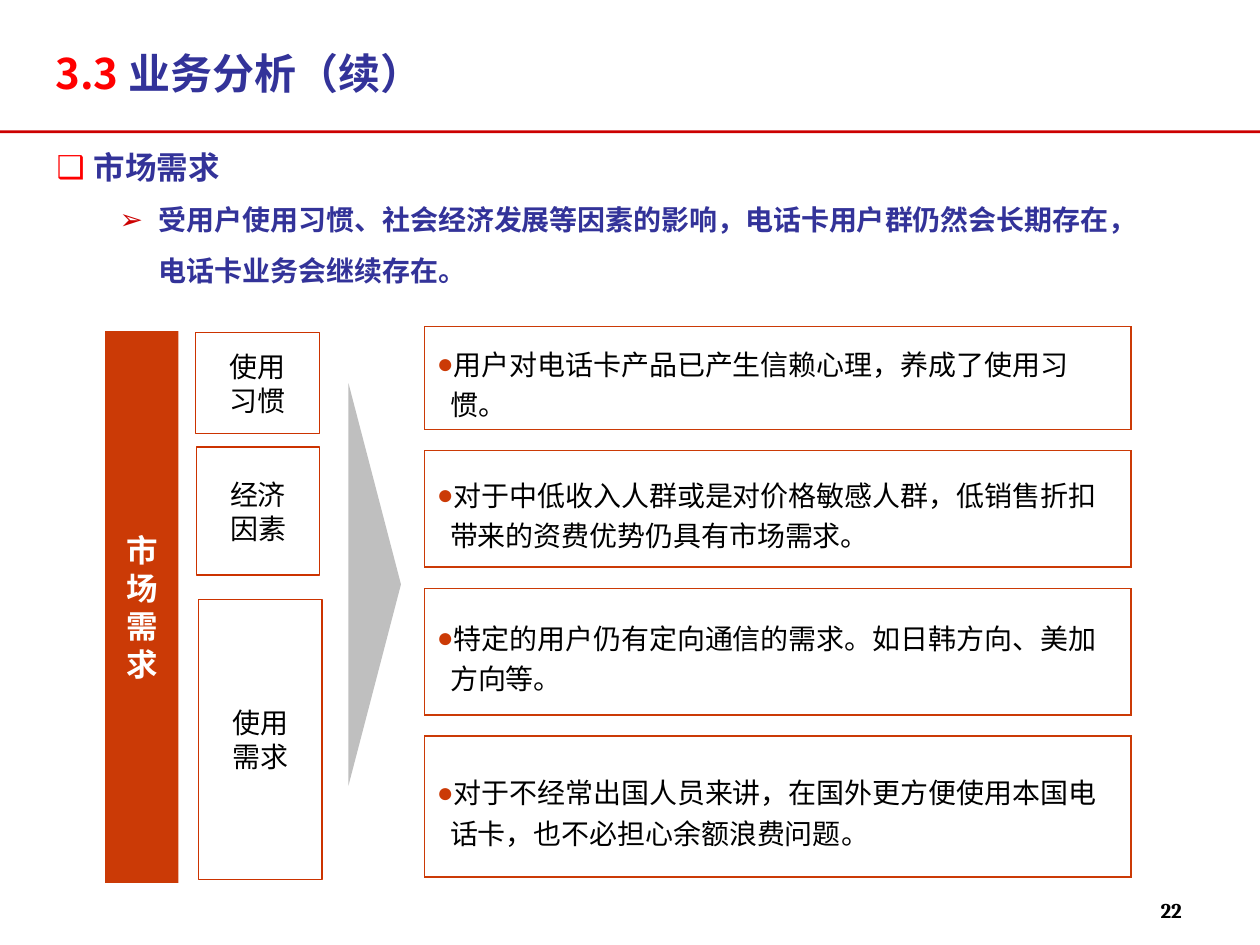
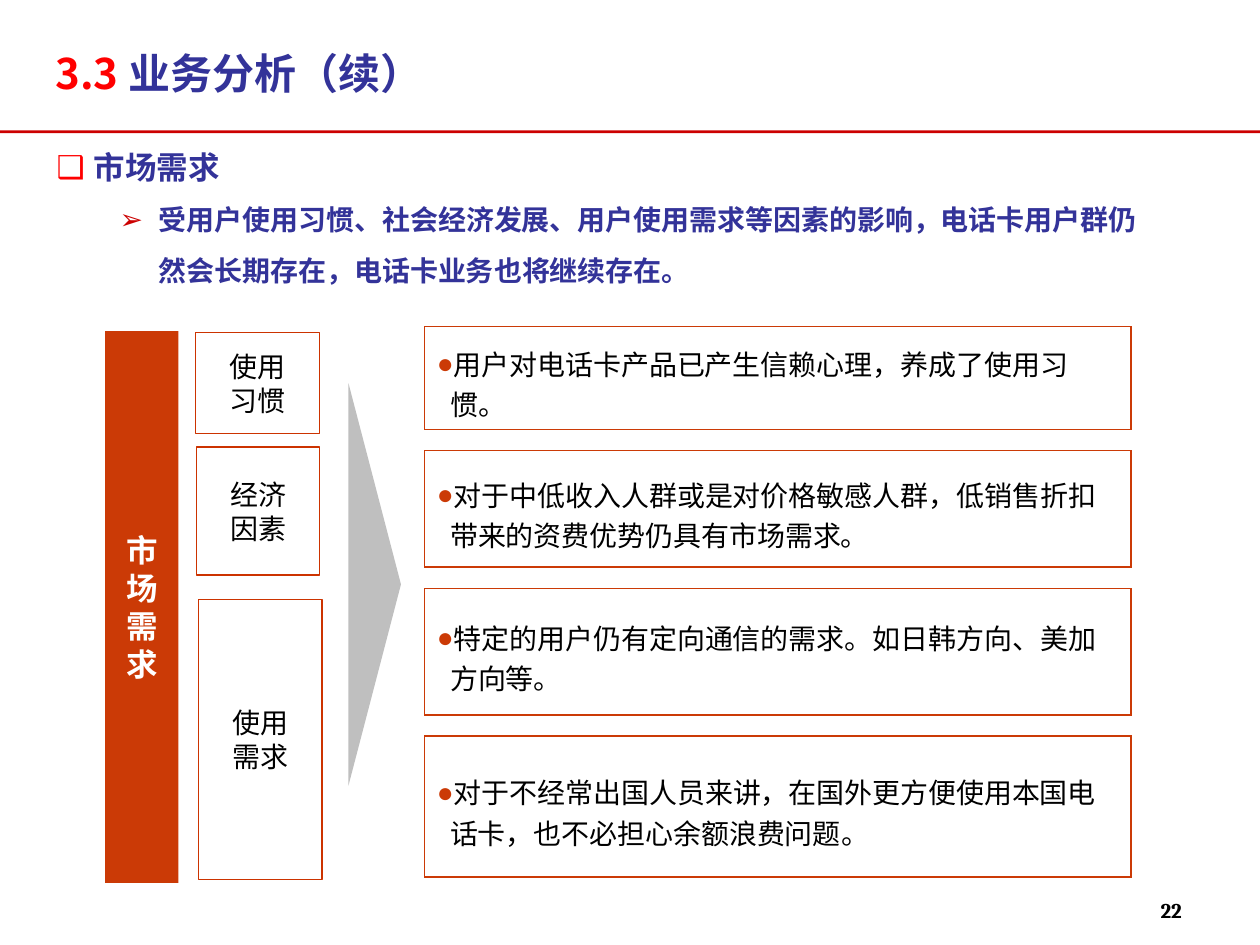
Before and after one commit to momo1101/unicardsrch, a slide deck: slide 22 of 软课题文本/软课题-中国联通电信卡业务及策略研究.ppt. Drawn at 1260x945 pixels with LibreOffice and Linux fonts; fonts in the diff are those of the drawing; background and template pictures are left out. Boxes give left, top, right and bottom in pixels: in the first picture for what was removed or moved away, otherwise in the second. Text is boxed around its words. In the diff, an @@ line names an element or a change of style, - is before the commit and + after.

```diff
--- a/软课题文本/软课题-中国联通电信卡业务及策略研究.ppt
+++ b/软课题文本/软课题-中国联通电信卡业务及策略研究.ppt
@@ text at [159,206,1137,285]: text changed @@
-  ➢ 受用户使用习惯、社会经济发展等因素的影响，电话卡用户群仍然会长期存在，电话卡业务会继续存在。
+  ➢ 受用户使用习惯、社会经济发展、用户使用需求等因素的影响，电话卡用户群仍然会长期存在，电话卡业务也将继续存在。
```
Also in this commit, not shown: 11 other slides changed.
